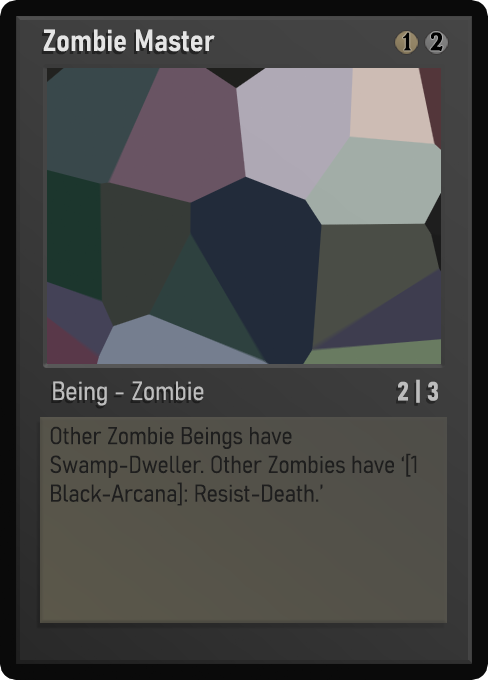
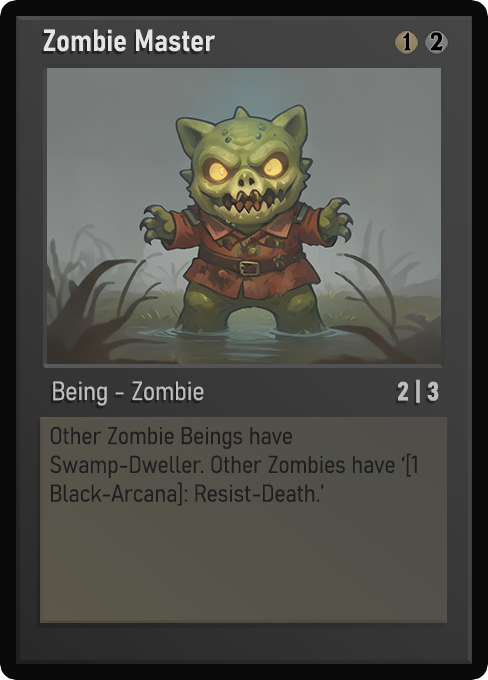
Before/after of a 488 × 680 layered artwork. What changed in the layer stack:
painted on "Name" over [58, 31, 215, 52]
painted on "AtkDef" over [398, 381, 439, 401]
painted on "Class" over [53, 381, 204, 405]
painted on "Desc_norm" over [50, 427, 417, 502]
painted on "Artwork" over [47, 68, 441, 364]
